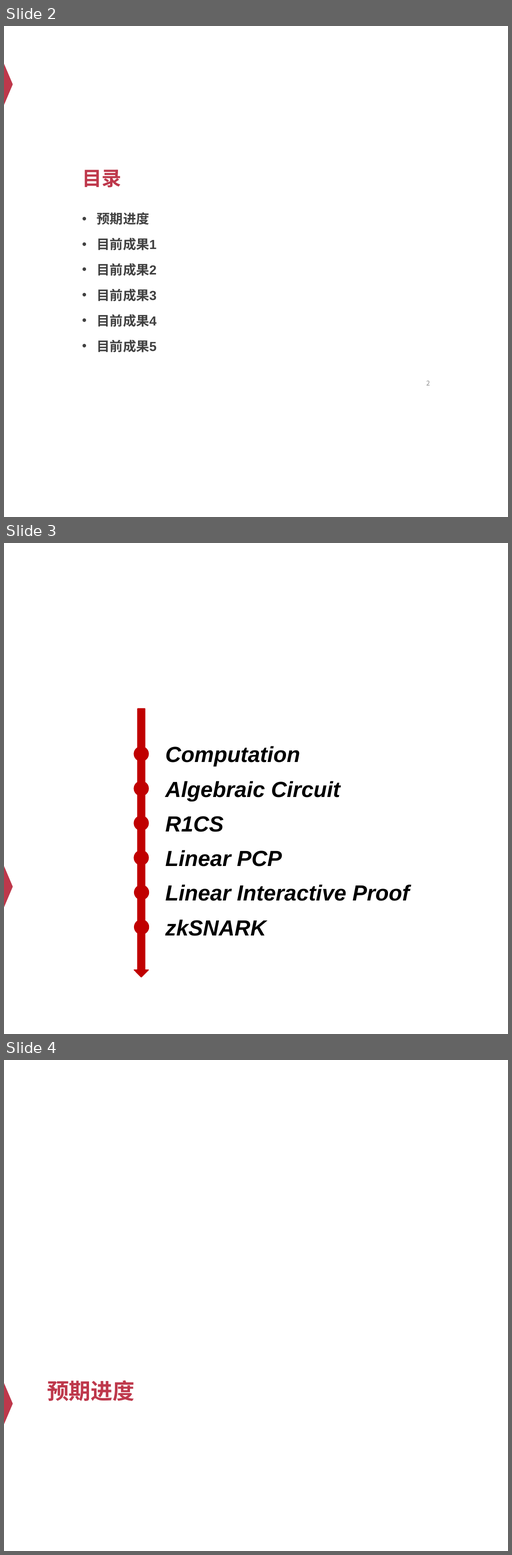
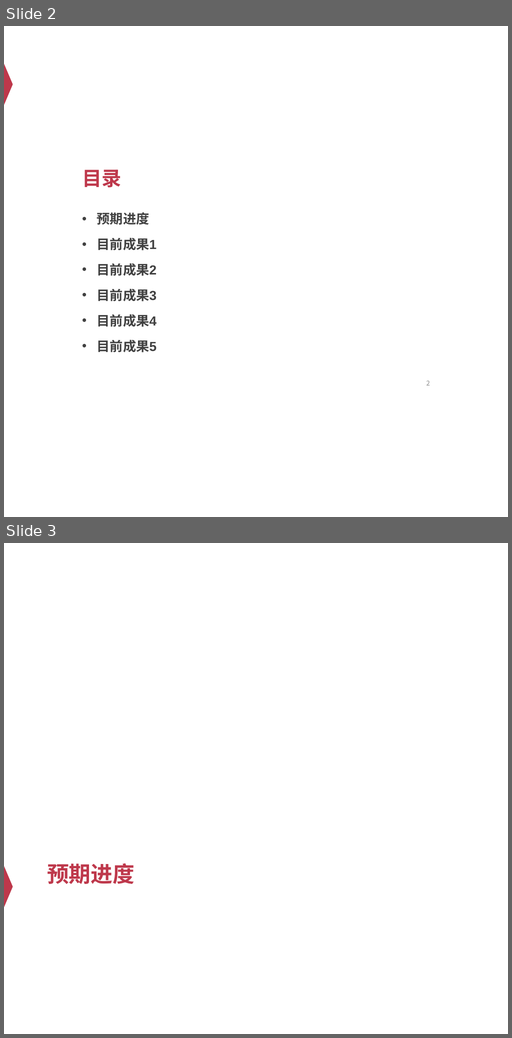
Before and after one commit to Ash1sc/R1CS-normal-form-generator, a slide deck: meeting_docs/中期答辩/中期答辩PPT [自动保存的].pptx. Shown one above the other, each under a label of ours: slides 2, 3 and 4 before the commit, slides 2 and 3 after it. The pictures are 512x1555 and 512x1038 pixels, drawn with LibreOffice and Linux fonts; fonts in the diff are those of the drawing. Boxes give left, top, right and bottom in pixels: in the first picture for what was removed or moved away, otherwise in the second. Text is boxed around its words. In the diff, an @@ line names an element or a change of style, - is before the commit and + after.

```diff
--- a/meeting_docs/中期答辩/中期答辩PPT [自动保存的].pptx
+++ b/meeting_docs/中期答辩/中期答辩PPT [自动保存的].pptx
@@ slide 3 removed at (x1=4, y1=543, x2=508, y2=1034), background #FFFFFF; not listed: 1 template element that a slide beside it also shows @@
@@ down arrow removed at (x1=134, y1=709, x2=148, y2=977) @@
@@ ellipse removed at (x1=134, y1=747, x2=148, y2=761) @@
@@ text removed at (x1=166, y1=746, x2=300, y2=767) @@
-Computation
@@ ellipse removed at (x1=134, y1=781, x2=148, y2=795) @@
@@ text removed at (x1=166, y1=781, x2=340, y2=801) @@
-Algebraic Circuit
@@ ellipse removed at (x1=134, y1=816, x2=148, y2=831) @@
@@ text removed at (x1=166, y1=816, x2=224, y2=832) @@
-R1CS
@@ ellipse removed at (x1=134, y1=851, x2=148, y2=865) @@
@@ text removed at (x1=166, y1=850, x2=282, y2=867) @@
-Linear PCP
@@ ellipse removed at (x1=134, y1=885, x2=148, y2=899) @@
@@ text removed at (x1=166, y1=885, x2=410, y2=901) @@
-Linear Interactive Proof
@@ ellipse removed at (x1=134, y1=920, x2=148, y2=934) @@
@@ text removed at (x1=166, y1=919, x2=266, y2=936) @@
-zkSNARK
@@ what was slide 4 is now slide 3 @@
```
Also in this commit, not shown: 8 slides changed, 7 slides added, 3 other slides removed, 38 other files.
